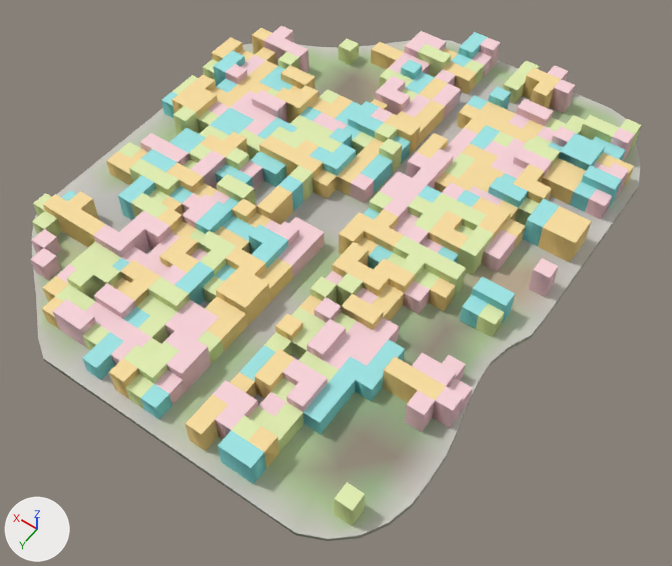
Before and after pictures for a commit that changed the glTF model godot_project/remake/sky/islands/SKY-013.lod1.glb.
The view is the same before and after, from a camera (50 mm lens) standing at (-130.0, 182.0, 245.0) and looking at (-7.0, 9.0, -26.0). The lights are fixed; the arrows at lower left show +X, +Y and +Z. The picture after the commit comes second. Vertices at exactly the same position are counted once.

The first picture shows 'deck', 'rock', 'warren_hull'.
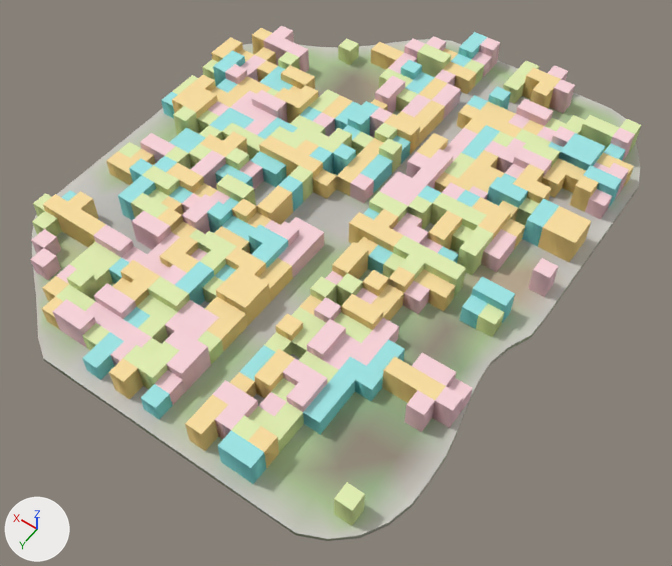
Where the change shows, as pixel boxes (x1, y1, x2, y2) in the pictures (672 x 566 px; the box of a moved part takes in the faces that stretch with it):
part 1 of me_warren_hull, moved or reshaped
    before: (93, 31, 468, 370)
    after: (107, 39, 488, 369)
part 2 of me_warren_hull, moved or reshaped
    before: (543, 137, 625, 212)
    after: (542, 143, 625, 212)
part 3 of me_warren_hull, deleted
    before: (442, 355, 465, 380)
part 4 of me_warren_hull, deleted
    before: (461, 126, 486, 159)
part 5 of me_warren_hull, deleted (green)
    before: (126, 374, 154, 409)
part 6 of me_warren_hull, recoloured
    both: (177, 153, 190, 165)

The change in detail:
me_warren_hull is used by ob_warren_hull; location (0.0, 0.0, 0.0).
me_warren_hull had 1542 vertices, 3410 faces and spanned x -78.0..84.0, y -105.0..99.0, z 0.0..10.0.
me_warren_hull now has 1529 vertices, 3320 faces and spans x -78.0..84.0, y -105.0..99.0, z 0.0..10.0.
me_warren_hull part 1: 38 vertices removed from x -48.0..66.0, y -93.0..69.0, z 0.0..10.0; 30 vertices added at x -42.0..66.0, y -87.0..57.0, z 0.0..10.0.
me_warren_hull part 2: 5 vertices removed from x -66.0..-60.0, y -81.0..-51.0, z 0.0..7.0; 10 vertices added at x -72.0..-60.0, y -81.0..-51.0, z 0.0..10.0.
me_warren_hull part 3: 6 vertices removed from x -72.0..-66.0, y 33.0..39.0, z 0.0..7.0.
me_warren_hull part 4: 2 vertices removed from x -24.0, y -51.0, z 0.0..7.0.
me_warren_hull part 5: 2 vertices removed from x 6.0, y 93.0..99.0, z 7.0.
me_warren_hull part 6: 12 kept faces spanning x -42.0..66.0, y -45.0..33.0, z 0.0..10.0 get new vertex colours.
